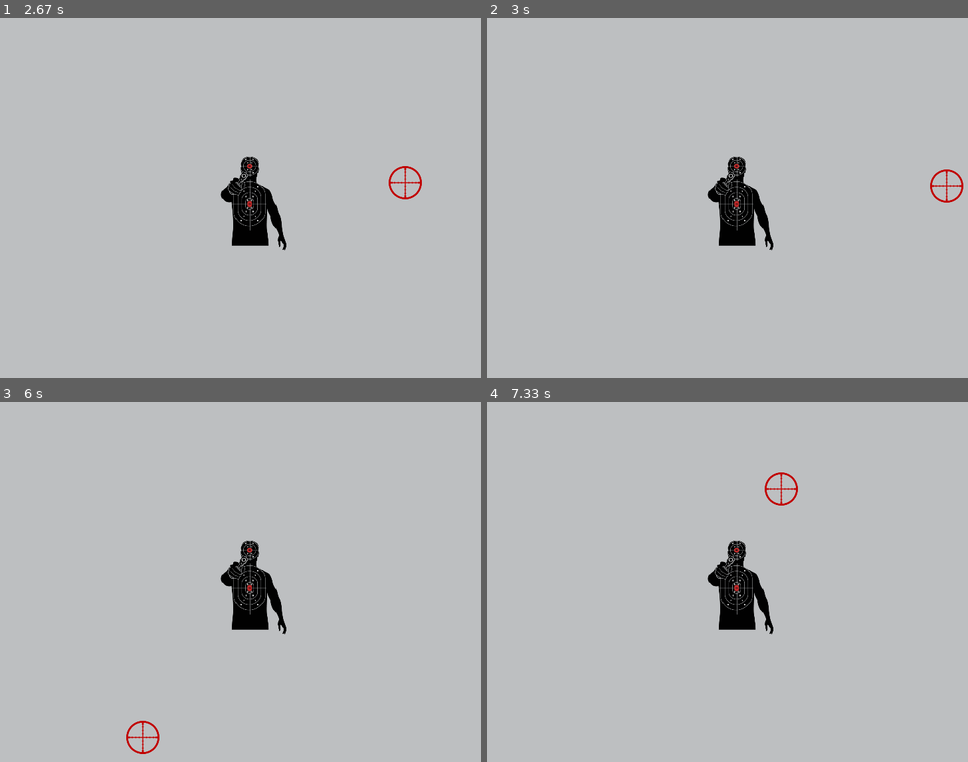
Above: before the commit, frames 1-4 (two rows, left to right).
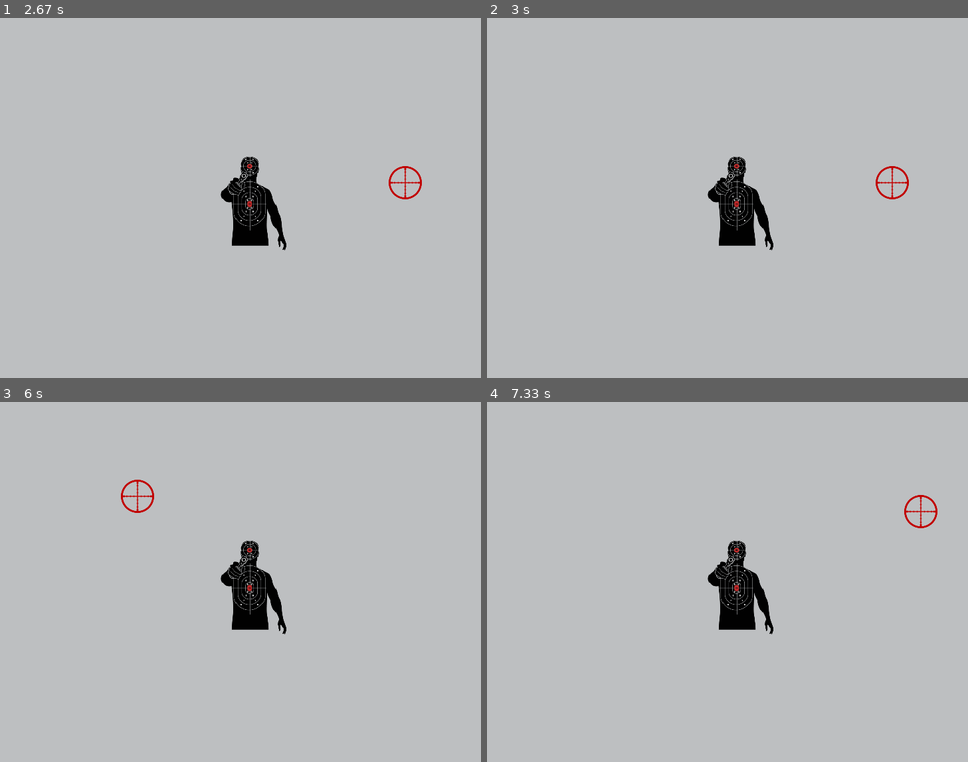
Above: after the commit, the same moments.

Repository: palex08/Pygame_shooting_range
Game: pygame game, started from main.py
Same seed, same stepped clock (60 frames per second), same inputs: the game is played once before the commit and once after it.
Inputs (mouse positions are in pixels of both pictures, inside the frame that each line leads up to):
- Up to frame 1 (2.67 s): click (264, 216) at 0.38 s; click (317, 306) at 0.72 s; click (461, 356) at 1.12 s; click (240, 320) at 1.43 s; click (274, 259) at 1.87 s; click (404, 280) at 2.22 s; click (404, 183) at 2.6 s
- Up to frame 2 (3 s): click (948, 187) at 2.9 s
- Up to frame 3 (6 s): move the mouse to (96, 549) at 3.17 s; click (96, 549) at 3.33 s; move the mouse to (384, 502) at 3.63 s; click (384, 502) at 3.68 s; move the mouse to (110, 578) at 3.97 s; click (110, 578) at 4.07 s; move the mouse to (149, 567) at 4.3 s; click (149, 567) at 4.37 s; move the mouse to (149, 528) at 4.63 s; click (149, 528) at 4.8 s; click (163, 632) at 5.15 s; click (139, 495) at 5.53 s; click (144, 736) at 5.83 s
- Up to frame 4 (7.33 s): click (563, 740) at 6.27 s; click (621, 668) at 6.62 s; move the mouse to (919, 510) at 6.9 s; click (919, 510) at 7 s; click (780, 488) at 7.3 s

Frame 1 is identical in both runs. In frame 2, 0.4% of the frame differs, in the area x 80-100%, y 41-52%; in frame 3, 0.4%; in frame 4, 0.4%.

Commit message:
Update main.py

Diff:
--- a/main.py
+++ b/main.py
@@ -5,9 +5,6 @@
 pygame.init()
 pygame.mixer.init()
 
-# infoObject = pygame.display.Info()
-# SCREEN_WIDTH = infoObject.current_w
-# SCREEN_HEIGHT = infoObject.current_h
 
 SCREEN_WIDTH = 800
 SCREEN_HEIGHT = 600
@@ -36,7 +33,6 @@
     mouse_pos = pygame.mouse.get_pos()
     cursor_pos = (mouse_pos[0] - cursor_img.get_width() / 2, mouse_pos[1] - cursor_img.get_height() / 2)
     screen.blit(cursor_img, cursor_pos)
-    pygame.display.update()
 
     for event in pygame.event.get():
         if event.type == pygame.QUIT:
@@ -53,5 +49,5 @@
             elif target_x + 50 < event.pos[0] < target_x + 73 and target_y + 5 < event.pos[1] < target_y + 37:
                 target_x = random.randint(0, SCREEN_WIDTH - 120)
                 target_y = random.randint(0, SCREEN_HEIGHT - 150)
-
+    pygame.display.update()
 pygame.quit()
